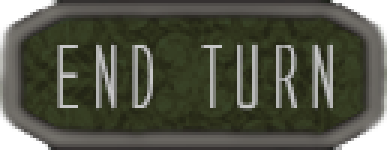
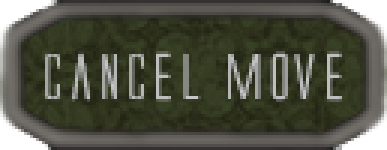
Layered file, before and after one edit (387×150). Changes by layer:
added layer "cancel move" above "Menu" over [45, 51, 342, 102]
hid "End Turn" (1st of 2) over [57, 42, 333, 111]
